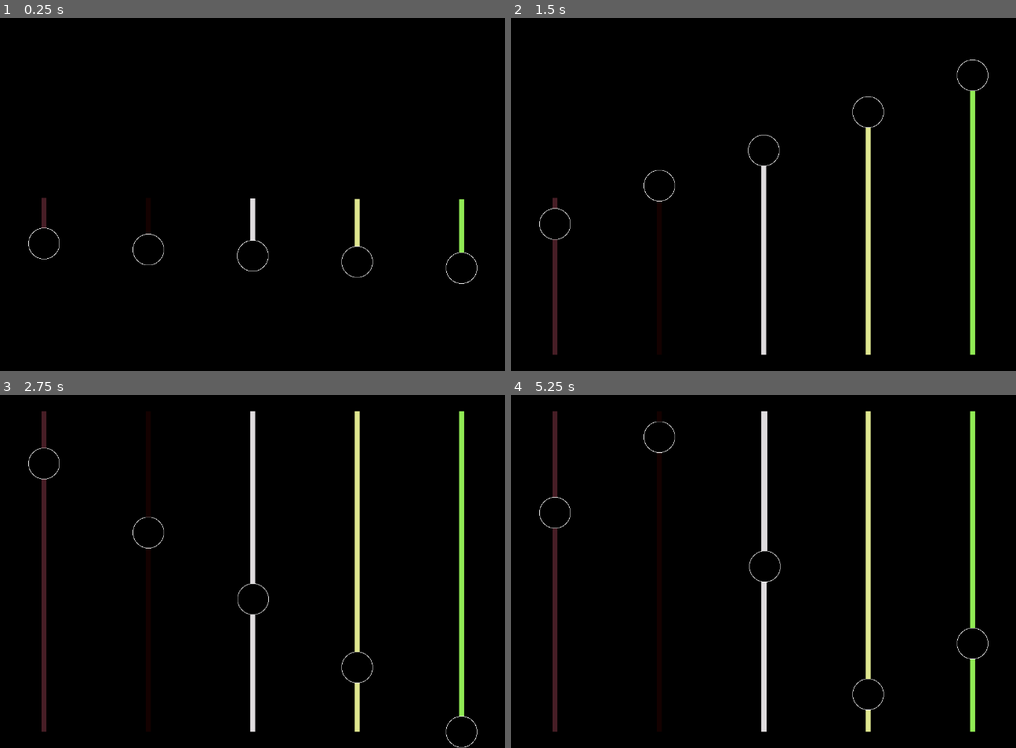
Above: before the commit, frames 1-4 (two rows, left to right).
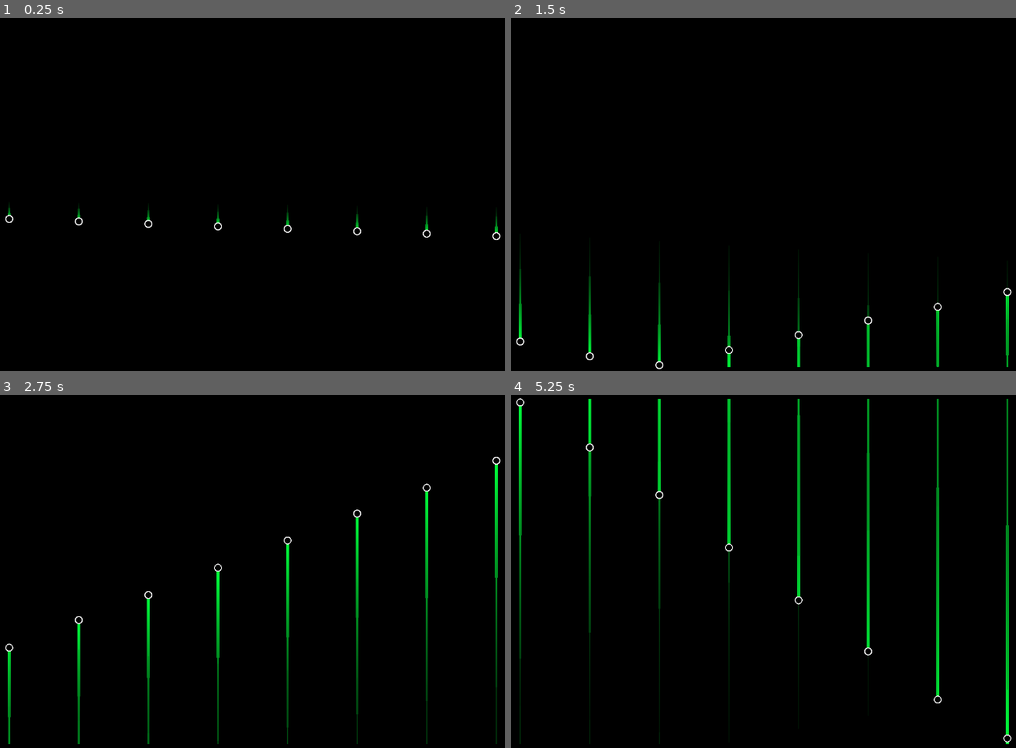
Above: after the commit, the same moments.

Repository: patrickmblack/satisfying-bounces
Game: Godot game, scene res://main.tscn
Same seed, same stepped clock (60 frames per second), same inputs: the game is played once before the commit and once after it.
Inputs:
- Up to frame 1 (0.25 s): no input
- Up to frame 2 (1.5 s): tap Enter (ui_accept) at 0.5, 0.77 s; hold Right (ui_right) from 0.53 s (still down)
- Up to frame 3 (2.75 s): tap Enter (ui_accept) at 1.52 s; release Right (ui_right) at 2.03 s; hold Left (ui_left) from 2.03 s (still down)
- Up to frame 4 (5.25 s): release Left (ui_left) at 2.78 s; hold Right (ui_right) 2.78-4.28 s; tap Enter (ui_accept) at 3.02, 3.77, 4.52 s; hold Left (ui_left) 4.28-5.03 s; hold Right (ui_right) from 5.03 s (still down)

The runs differ from the first frame. In frame 1, 1.1% of the frame differs, in the area x 1-100%, y 50-76%; in frame 2, 3.7%; in frame 3, 5.8%; in frame 4, 6.9%, in the area x 1-100%, y 0-99%.

Commit message:
Add Minecraft Sounds
Minecraft sounds, fading trail scene to instance.

Signed-off-by: Patrick Black <50429647+patrickmblack@users.noreply.github.com>

Diff:
--- a/ball_by_code.tscn
+++ b/ball_by_code.tscn
@@ -1,23 +1,22 @@
 [gd_scene load_steps=5 format=3 uid="uid://cgqbbo1ebs15c"]
 
 [ext_resource type="Script" path="res://ball_by_code.gd" id="1_us07e"]
-[ext_resource type="AudioStream" uid="uid://c31ssewjjf3i3" path="res://audio/piano_keys/A0.mp3" id="2_f7jq2"]
-[ext_resource type="Script" path="res://trail.gd" id="3_yhh81"]
+[ext_resource type="PackedScene" uid="uid://bmb327fj1k8sa" path="res://trail_fade.tscn" id="2_n3lnu"]
 
-[sub_resource type="AudioStreamRandomizer" id="AudioStreamRandomizer_r8ym4"]
-streams_count = 1
-random_pitch = 6.29
-random_volume_offset_db = 0.0
-stream_0/stream = ExtResource("2_f7jq2")
-stream_0/weight = 1.0
+[sub_resource type="Curve" id="Curve_mk5ql"]
+_data = [Vector2(0, 1), 0.0, 0.0, 0, 0, Vector2(1, 0), 0.0, 0.0, 0, 0]
+point_count = 2
+
+[sub_resource type="Gradient" id="Gradient_g6gua"]
+colors = PackedColorArray(0, 1, 0.233333, 1, 0, 0, 0, 0)
 
 [node name="ball_by_code" type="Node2D"]
 script = ExtResource("1_us07e")
 
-[node name="note" type="AudioStreamPlayer" parent="."]
-stream = SubResource("AudioStreamRandomizer_r8ym4")
-max_polyphony = 999
-
-[node name="Line2D" type="Line2D" parent="."]
+[node name="trail_fade" parent="." instance=ExtResource("2_n3lnu")]
+show_behind_parent = true
 top_level = true
-script = ExtResource("3_yhh81")
+width = 6.0
+width_curve = SubResource("Curve_mk5ql")
+gradient = SubResource("Gradient_g6gua")
+MAX_LENGTH = 500
--- a/ball_physics.gd
+++ b/ball_physics.gd
@@ -17,9 +17,9 @@
 func _ready():
 	randomize()
 	velocity = vel
-	var random_color = Color(randf(), randf(), randf(), 1)
+	var _random_color = Color(randf(), randf(), randf(), 1)
 	#line_2d.gradient = Gradient(Color.BLACK, random_color)
-	line_2d.default_color = random_color
+	#line_2d.default_color = _random_color
 
 func _physics_process(delta):
 	var collision = move_and_collide(velocity * speed * delta)
--- a/ball_physics.tscn
+++ b/ball_physics.tscn
@@ -1,13 +1,10 @@
-[gd_scene load_steps=6 format=3 uid="uid://d3ol81stsk6l6"]
+[gd_scene load_steps=4 format=3 uid="uid://d3ol81stsk6l6"]
 
 [ext_resource type="Script" path="res://ball_physics.gd" id="1_0ml3s"]
 [ext_resource type="Texture2D" uid="uid://cskw8grb4r1dc" path="res://sprites/CIRCLE.png" id="2_8sakj"]
-[ext_resource type="Script" path="res://trail.gd" id="3_47cjp"]
 
 [sub_resource type="CircleShape2D" id="CircleShape2D_blnik"]
 radius = 33.0151
-
-[sub_resource type="AudioStream" id="AudioStream_q0wte"]
 
 [node name="ball_physics" type="CharacterBody2D"]
 collision_mask = 3
@@ -20,18 +17,3 @@
 [node name="CollisionShape2D" type="CollisionShape2D" parent="."]
 shape = SubResource("CircleShape2D_blnik")
 debug_color = Color(0, 0.6, 0.701961, 0.419608)
-
-[node name="Line2D" type="Line2D" parent="."]
-top_level = true
-z_index = -4
-default_color = Color(1, 0.290196, 1, 1)
-sharp_limit = 10.0
-round_precision = 10
-antialiased = true
-script = ExtResource("3_47cjp")
-
-[node name="note" type="AudioStreamPlayer2D" parent="."]
-stream = SubResource("AudioStream_q0wte")
-volume_db = 2.971
-attenuation = 0.840897
-max_polyphony = 999
--- a/main.tscn
+++ b/main.tscn
@@ -1,7 +1,14 @@
-[gd_scene load_steps=3 format=3 uid="uid://b4vgrfvto1k6o"]
+[gd_scene load_steps=5 format=3 uid="uid://b4vgrfvto1k6o"]
 
-[ext_resource type="PackedScene" uid="uid://d3ol81stsk6l6" path="res://ball_physics.tscn" id="1_b1gye"]
+[ext_resource type="PackedScene" uid="uid://cgqbbo1ebs15c" path="res://ball_by_code.tscn" id="2_h5gn1"]
 [ext_resource type="PackedScene" uid="uid://1r01k6rjbtra" path="res://wall.tscn" id="2_oxes5"]
+[ext_resource type="AudioStream" uid="uid://drupgsk62lu7" path="res://audio/minecraft/pop.wav" id="3_mior8"]
+
+[sub_resource type="AudioStreamRandomizer" id="AudioStreamRandomizer_33yo8"]
+streams_count = 1
+random_volume_offset_db = 0.0
+stream_0/stream = ExtResource("3_mior8")
+stream_0/weight = 1.0
 
 [node name="main" type="Node2D"]
 
@@ -21,32 +28,97 @@
 position = Vector2(1294, -190)
 rotation = 1.5708
 
-[node name="ball_physics" parent="." instance=ExtResource("1_b1gye")]
-position = Vector2(213, 360)
-speed = 200
-speed_inc = 0
-vel = Vector2(0, 2)
+[node name="ball_by_code" parent="." instance=ExtResource("2_h5gn1")]
+z_index = 3
+y_sort_enabled = true
+position = Vector2(142, 360)
+speed_increment = 0.0
+velocity = Vector2(0, 2)
 
-[node name="ball_physics2" parent="." instance=ExtResource("1_b1gye")]
+[node name="note" type="AudioStreamPlayer2D" parent="ball_by_code"]
+stream = SubResource("AudioStreamRandomizer_33yo8")
+max_polyphony = 50
+
+[node name="ball_by_code2" parent="." instance=ExtResource("2_h5gn1")]
+z_index = 3
+y_sort_enabled = true
+position = Vector2(284, 360)
+speed = 110
+speed_increment = 0.0
+velocity = Vector2(0, 2)
+
+[node name="note" type="AudioStreamPlayer2D" parent="ball_by_code2"]
+stream = SubResource("AudioStreamRandomizer_33yo8")
+max_polyphony = 50
+
+[node name="ball_by_code3" parent="." instance=ExtResource("2_h5gn1")]
+z_index = 3
+y_sort_enabled = true
 position = Vector2(426, 360)
-speed = 225
-speed_inc = 0
-vel = Vector2(0, 2)
+speed = 120
+speed_increment = 0.0
+velocity = Vector2(0, 2)
 
-[node name="ball_physics3" parent="." instance=ExtResource("1_b1gye")]
-position = Vector2(639, 360)
-speed = 250
-speed_inc = 0
-vel = Vector2(0, 2)
+[node name="note" type="AudioStreamPlayer2D" parent="ball_by_code3"]
+stream = SubResource("AudioStreamRandomizer_33yo8")
+max_polyphony = 50
 
-[node name="ball_physics4" parent="." instance=ExtResource("1_b1gye")]
+[node name="ball_by_code4" parent="." instance=ExtResource("2_h5gn1")]
+z_index = 3
+y_sort_enabled = true
+position = Vector2(568, 360)
+speed = 130
+speed_increment = 0.0
+velocity = Vector2(0, 2)
+
+[node name="note" type="AudioStreamPlayer2D" parent="ball_by_code4"]
+stream = SubResource("AudioStreamRandomizer_33yo8")
+max_polyphony = 50
+
+[node name="ball_by_code5" parent="." instance=ExtResource("2_h5gn1")]
+z_index = 3
+y_sort_enabled = true
+position = Vector2(710, 360)
+speed = 140
+speed_increment = 0.0
+velocity = Vector2(0, 2)
+
+[node name="note" type="AudioStreamPlayer2D" parent="ball_by_code5"]
+stream = SubResource("AudioStreamRandomizer_33yo8")
+max_polyphony = 50
+
+[node name="ball_by_code6" parent="." instance=ExtResource("2_h5gn1")]
+z_index = 3
+y_sort_enabled = true
 position = Vector2(852, 360)
-speed = 275
-speed_inc = 0
-vel = Vector2(0, 2)
+speed = 150
+speed_increment = 0.0
+velocity = Vector2(0, 2)
 
-[node name="ball_physics5" parent="." instance=ExtResource("1_b1gye")]
-position = Vector2(1065, 360)
-speed = 300
-speed_inc = 0
-vel = Vector2(0, 2)
+[node name="note" type="AudioStreamPlayer2D" parent="ball_by_code6"]
+stream = SubResource("AudioStreamRandomizer_33yo8")
+max_polyphony = 50
+
+[node name="ball_by_code7" parent="." instance=ExtResource("2_h5gn1")]
+z_index = 3
+y_sort_enabled = true
+position = Vector2(994, 360)
+speed = 160
+speed_increment = 0.0
+velocity = Vector2(0, 2)
+
+[node name="note" type="AudioStreamPlayer2D" parent="ball_by_code7"]
+stream = SubResource("AudioStreamRandomizer_33yo8")
+max_polyphony = 50
+
+[node name="ball_by_code8" parent="." instance=ExtResource("2_h5gn1")]
+z_index = 3
+y_sort_enabled = true
+position = Vector2(1136, 360)
+speed = 170
+speed_increment = 0.0
+velocity = Vector2(0, 2)
+
+[node name="note" type="AudioStreamPlayer2D" parent="ball_by_code8"]
+stream = SubResource("AudioStreamRandomizer_33yo8")
+max_polyphony = 50
--- a/project.godot
+++ b/project.godot
@@ -32,6 +32,10 @@
 2d_physics/layer_1="ball"
 2d_physics/layer_2="wall"
 
+[physics]
+
+2d/physics_engine="GodotPhysics2D"
+
 [rendering]
 
 environment/defaults/default_clear_color=Color(0, 0, 0, 1)
--- /dev/null
+++ b/trail.tscn
@@ -0,0 +1,6 @@
+[gd_scene load_steps=2 format=3 uid="uid://bu11yjbus4eco"]
+
+[ext_resource type="Script" path="res://trail.gd" id="1_2xxvv"]
+
+[node name="Line2D" type="Line2D"]
+script = ExtResource("1_2xxvv")
--- /dev/null
+++ b/trail_fade.gd
@@ -0,0 +1,24 @@
+extends Line2D
+
+var queue: Array
+@export var MAX_LENGTH: int
+
+
+# Called when the node enters the scene tree for the first time.
+func _ready():
+	pass # Replace with function body.
+
+
+# Called every frame. 'delta' is the elapsed time since the previous frame.
+func _process(delta):
+	var pos = get_parent().position
+
+	queue.push_front(pos)
+
+	if queue.size() > MAX_LENGTH:
+		queue.pop_back()
+
+	clear_points()
+
+	for point in queue:
+		add_point(point)
--- /dev/null
+++ b/trail_fade.tscn
@@ -0,0 +1,7 @@
+[gd_scene load_steps=2 format=3 uid="uid://bmb327fj1k8sa"]
+
+[ext_resource type="Script" path="res://trail_fade.gd" id="1_ouxhr"]
+
+[node name="trail_fade" type="Line2D"]
+script = ExtResource("1_ouxhr")
+MAX_LENGTH = 50
Not shown, added: audio/minecraft/orb.wav.import
Not shown, added: audio/minecraft/pop.wav.import
Not shown, added: audio/minecraft/orb.wav
Not shown, added: audio/minecraft/pop.wav
